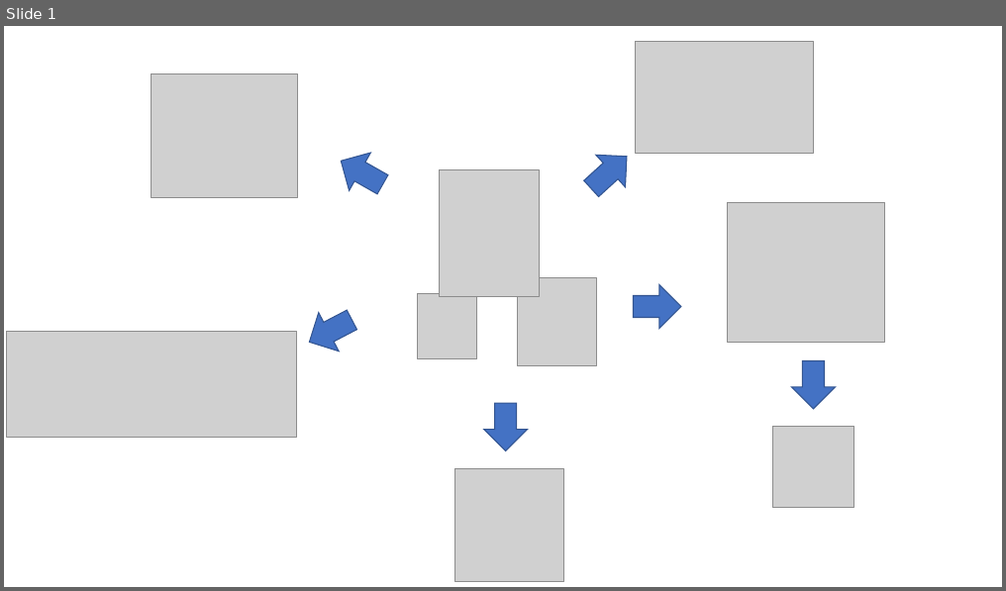
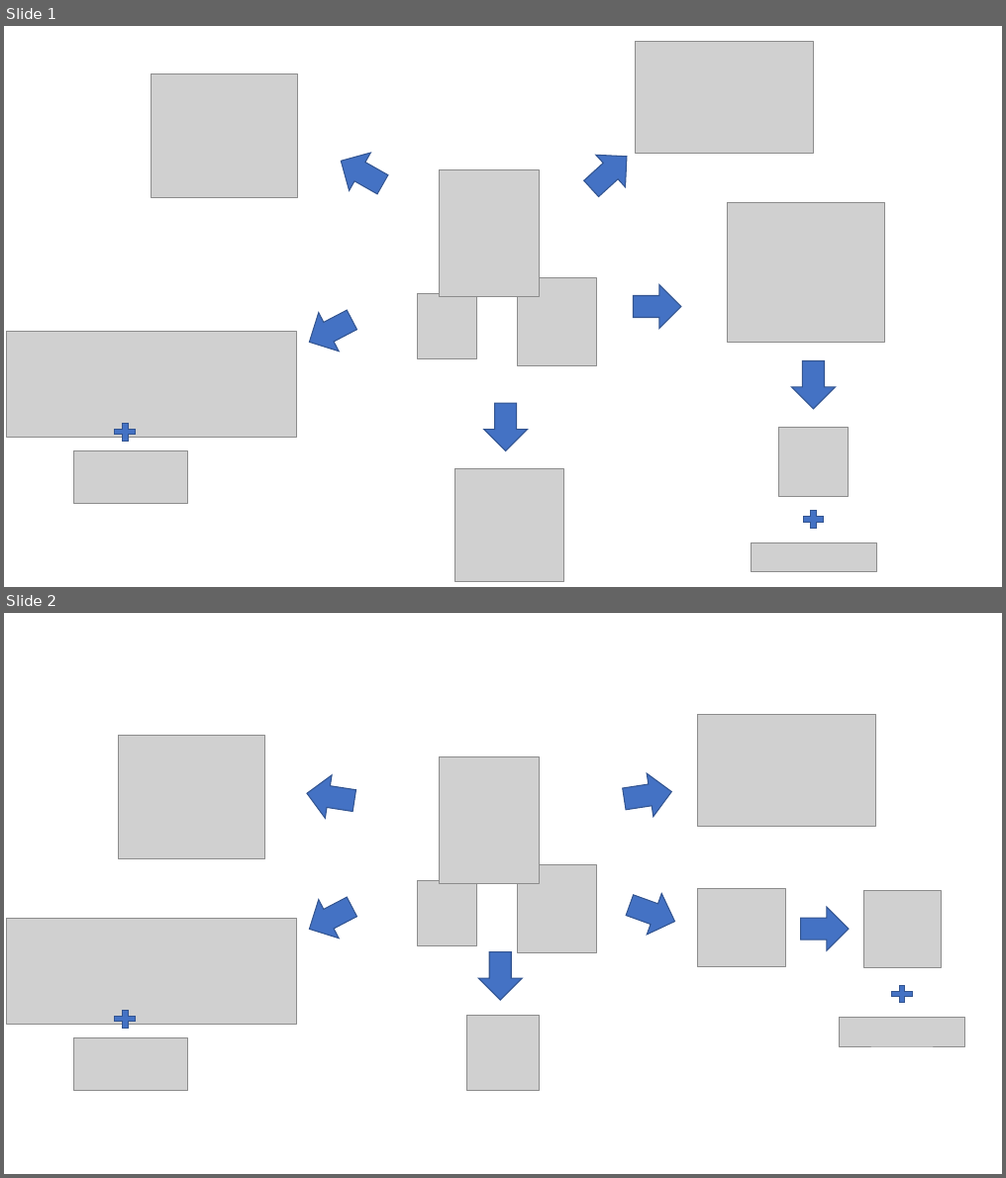
Before and after one commit to andreav/jenkins-docker-qa, a slide deck: images/banner.pptx. Shown one above the other, each under a label of ours: slide 1 before the commit, slides 1 and 2 after it. The pictures are 1006x591 and 1006x1178 pixels, drawn with LibreOffice and Linux fonts; fonts in the diff are those of the drawing; grey boxes stand for pictures. Boxes give left, top, right and bottom in pixels: in the first picture for what was removed or moved away, otherwise in the second. Text is boxed around its words. In the diff, an @@ line names an element or a change of style, - is before the commit and + after.

```diff
--- a/images/banner.pptx
+++ b/images/banner.pptx
@@ slide 2 added at <box>4,613,1002,1174</box>, background #FFFFFF @@
@@ picture added at <box>697,714,876,826</box> @@
@@ picture added at <box>119,735,264,860</box> @@
@@ picture added at <box>440,757,540,884</box> @@
@@ down arrow added at <box>303,772,357,822</box>, fill #4472C4, outline #325491 1 pt @@
@@ down arrow added at <box>621,770,675,821</box>, fill #4472C4, outline #325491 1 pt @@
@@ picture added at <box>517,865,596,953</box> @@
@@ down arrow added at <box>299,888,361,949</box>, fill #4472C4, outline #325491 1 pt @@
@@ picture added at <box>418,880,476,947</box> @@
@@ down arrow added at <box>623,884,682,942</box>, fill #4472C4, outline #325491 1 pt @@
@@ picture added at <box>697,888,785,967</box> @@
@@ down arrow added at <box>801,907,848,951</box>, fill #4472C4, outline #325491 1 pt @@
@@ picture added at <box>863,891,941,967</box> @@
@@ picture added at <box>6,919,297,1025</box> @@
@@ down arrow added at <box>478,953,522,1000</box>, fill #4472C4, outline #325491 1 pt @@
@@ plus sign added at <box>888,982,917,1006</box>, fill #4472C4, outline #325491 1 pt @@
@@ plus sign added at <box>111,1007,140,1031</box>, fill #4472C4, outline #325491 1 pt @@
@@ picture added at <box>466,1016,540,1091</box> @@
@@ picture added at <box>840,1017,965,1047</box> @@
@@ picture added at <box>73,1039,188,1090</box> @@
@@ slide 1 changed as well @@
@@ plus sign added at <box>111,420,140,444</box>, fill #4472C4, outline #325491 1 pt @@
@@ picture: place and size @@
-picture at <box>773,427,854,508</box>
+picture at <box>779,427,847,496</box>
@@ picture added at <box>73,452,188,503</box> @@
@@ plus sign added at <box>800,507,829,531</box>, fill #4472C4, outline #325491 1 pt @@
@@ picture added at <box>750,544,876,572</box> @@
```
Also in this commit, not shown: 9 other files.
